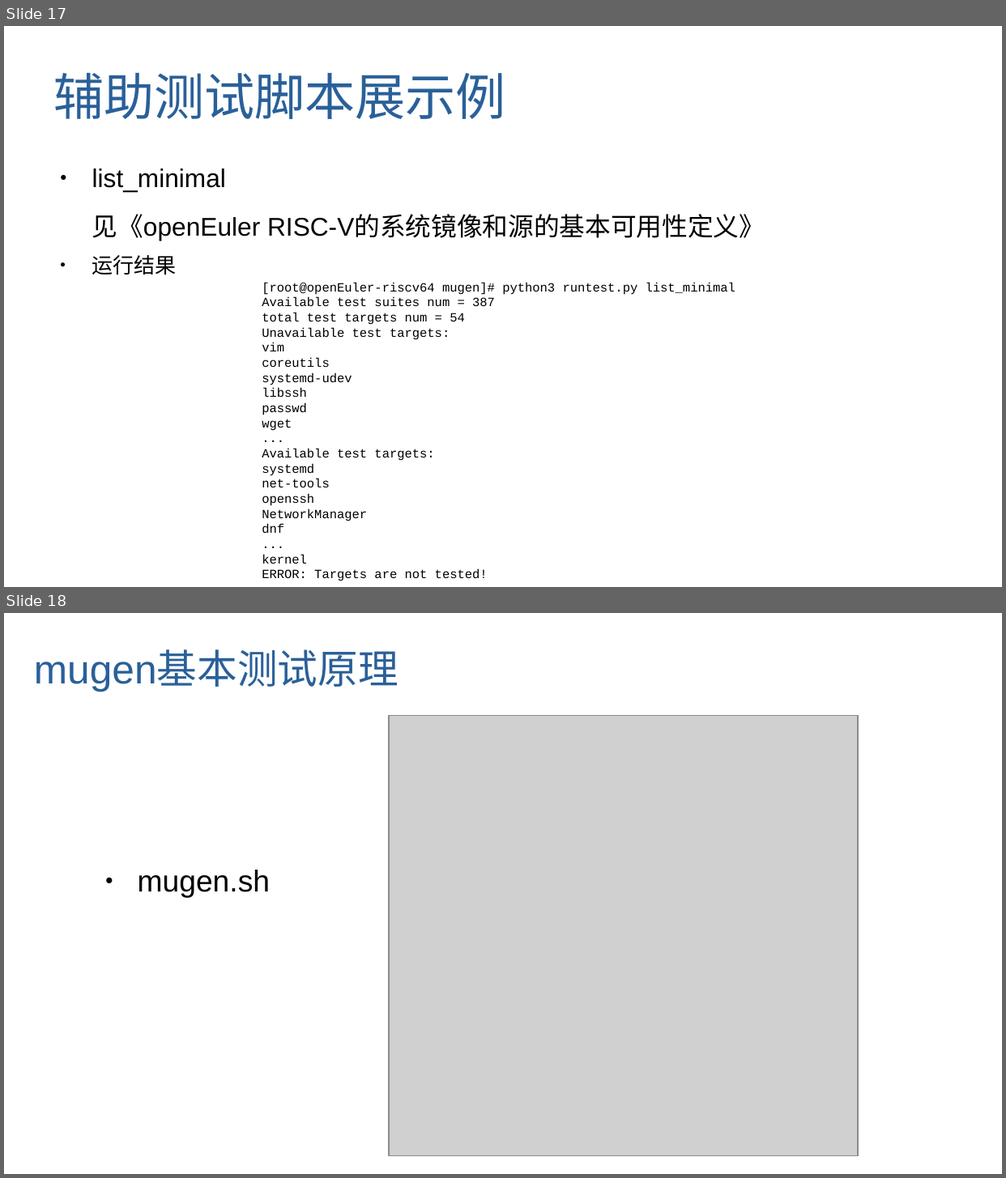
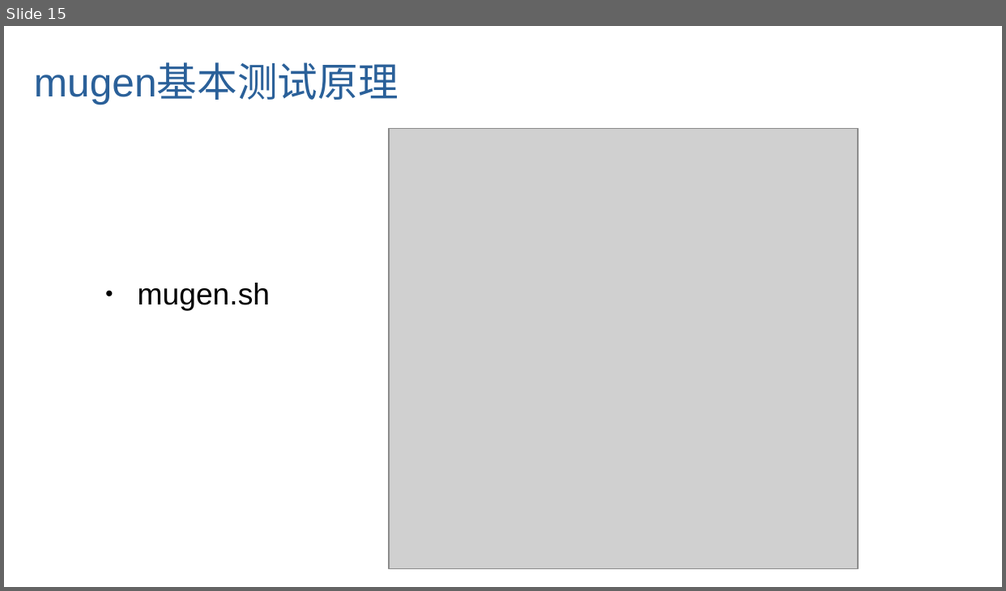
Before and after one commit to brsf11/mugen-presentation, a slide deck: ppt/report.odp. Shown one above the other, each under a label of ours: slides 17 and 18 before the commit, slide 15 after it. The pictures are 1006x1178 and 1006x591 pixels, drawn with LibreOffice and Linux fonts; fonts in the diff are those of the drawing; grey boxes stand for pictures. Boxes give left, top, right and bottom in pixels: in the first picture for what was removed or moved away, otherwise in the second. Text is boxed around its words. In the diff, an @@ line names an element or a change of style, - is before the commit and + after.

```diff
--- a/ppt/report.odp
+++ b/ppt/report.odp
@@ slide 17 removed at [4, 26, 1002, 587], background #FFFFFF @@
@@ title removed at [54, 73, 506, 119] @@
-辅助测试脚本展示例
@@ text removed at [92, 169, 765, 241] @@
-● list_minimal
-见《openEuler RISC-V的系统镜像和源的基本可用性定义》
@@ text removed at [92, 255, 177, 275] @@
-● 运行结果
@@ text removed at [262, 282, 735, 578] @@
-[root@openEuler-riscv64 mugen]# python3 runtest.py list_minimal
-Available test suites num = 387
-total test targets num = 54
-Unavailable test targets:
-vim
-coreutils
-systemd-udev
-libssh
-passwd
-wget
-...
-Available test targets:
-systemd
-net-tools
-openssh
-NetworkManager
-dnf
-...
-kernel
-ERROR: Targets are not tested!
@@ what was slide 18 is now slide 15 @@
```
Also in this commit, not shown: 2 slides changed, 1 slide added, 3 other slides removed, 2 other files.
